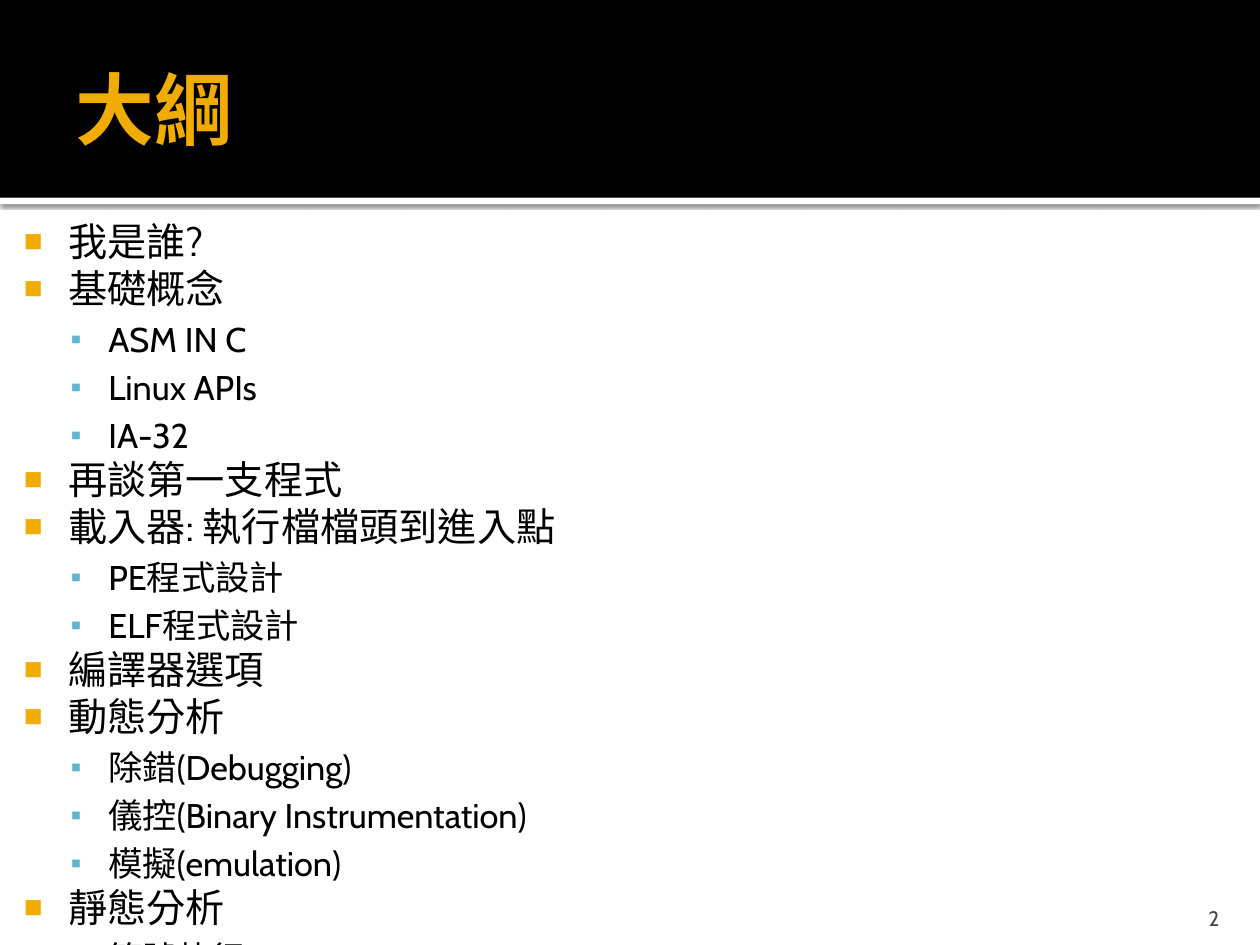
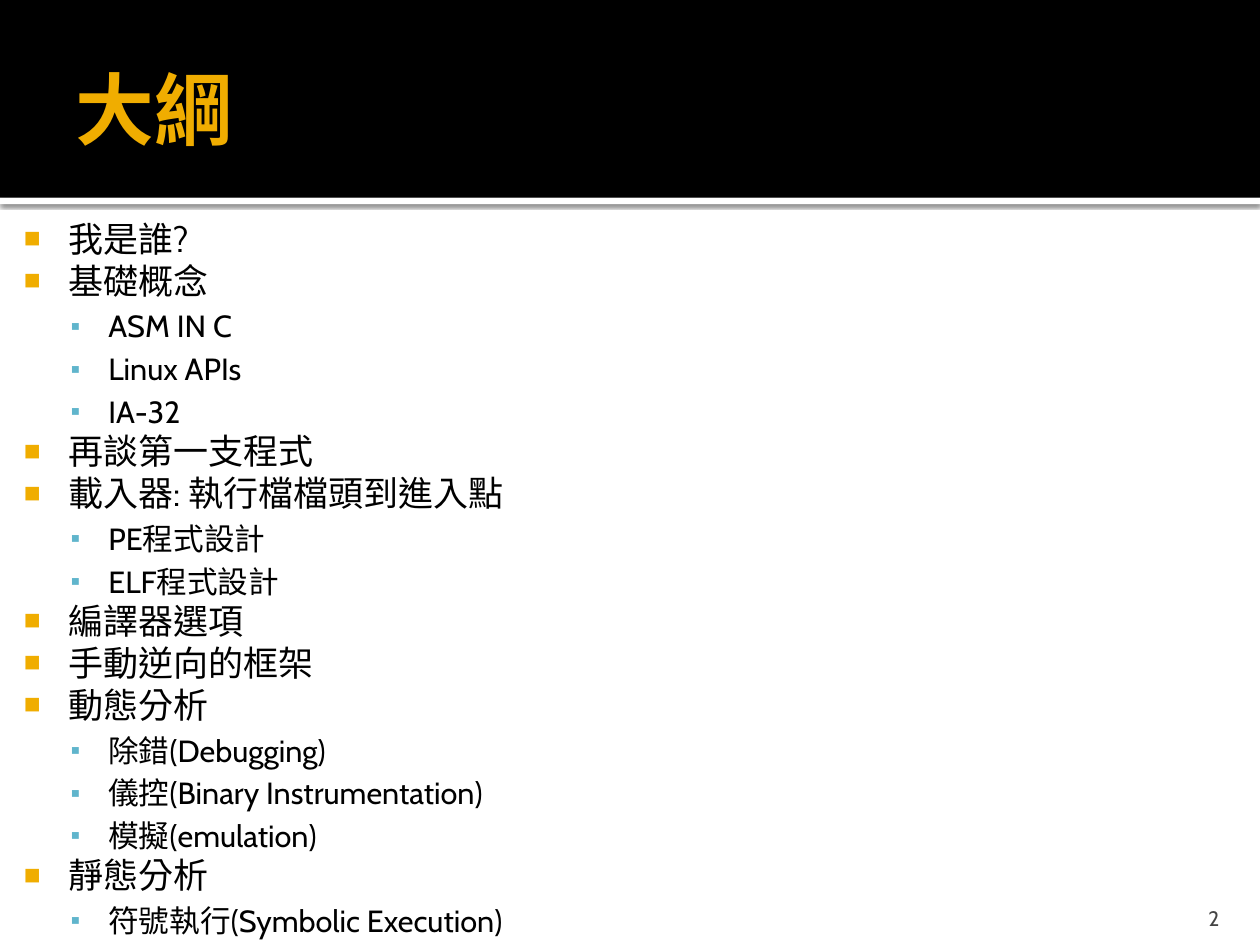
Before and after one commit to k1nm3nh4ck3r/OpenSecurityTrainingTaiwan, a slide deck: slide 2 of C編譯中的流程分析、逆向工程及在資訊安全中的應用.pptx. Drawn at 1260x945 pixels with LibreOffice and Linux fonts; fonts in the diff are those of the drawing. Boxes give left, top, right and bottom in pixels: in the first picture for what was removed or moved away, otherwise in the second. Text is boxed around its words. In the diff, an @@ line names an element or a change of style, - is before the commit and + after.

Commit message:
modify

```diff
--- a/C編譯中的流程分析、逆向工程及在資訊安全中的應用.pptx
+++ b/C編譯中的流程分析、逆向工程及在資訊安全中的應用.pptx
@@ text at [68,222,503,940]: size 22.4 to 20 pt in "我是誰?", "基礎概念", "再談第一支程式", "載入器: 執行檔檔頭到進入點" and 3 more places; size 19.6 to 17.5 pt in "ASM IN C", "Linux APIs", "IA-32", "PE程式設計" and 7 more places @@
@@ text at [68,646,313,679]: paragraph added @@
+■ 手動逆向的框架
```
Also in this commit, not shown: 2 other slides changed, 7 slides added, 1 slide removed.
